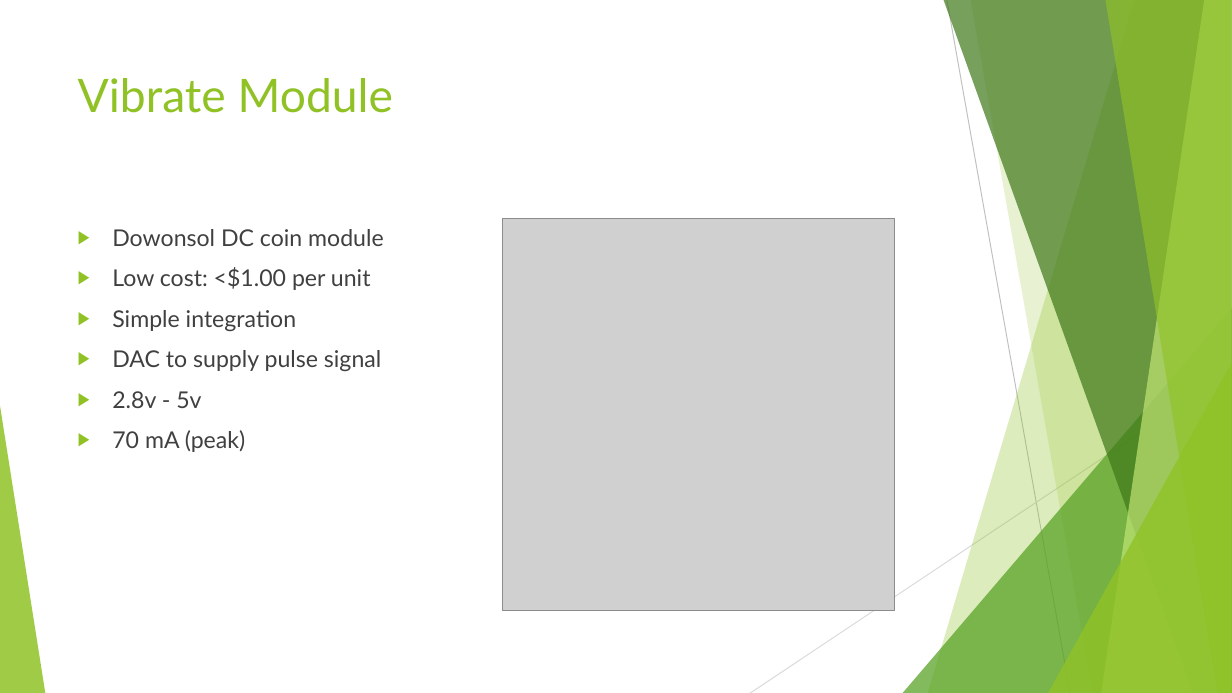
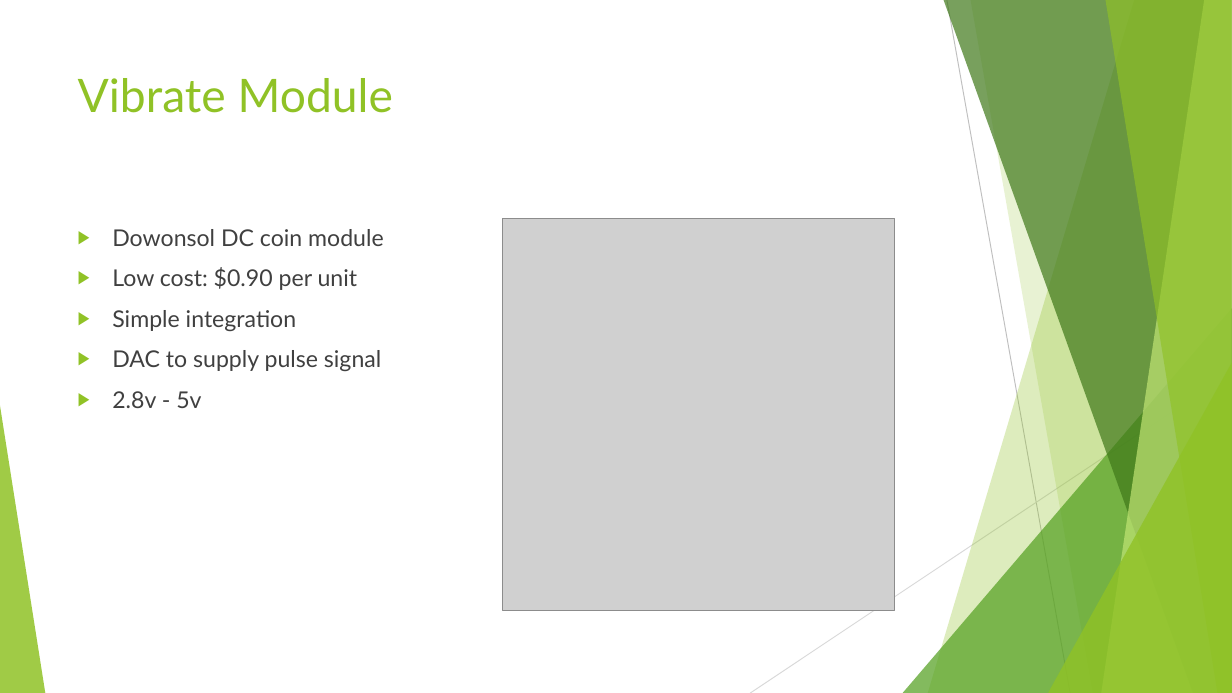
Before and after one commit to annavaykean/seniordesign_protoype, a slide deck: slide 15 of FinalPresentation.pptx. Drawn at 1232x693 pixels with LibreOffice and Linux fonts; fonts in the diff are those of the drawing; grey boxes stand for pictures. Boxes give left, top, right and bottom in pixels: in the first picture for what was removed or moved away, otherwise in the second. Text is boxed around its words. In the diff, an @@ line names an element or a change of style, - is before the commit and + after.

Commit message:
final update of presentation

```diff
--- a/FinalPresentation.pptx
+++ b/FinalPresentation.pptx
@@ text at bbox=[112, 267, 358, 290]: text changed @@
-▶ Low cost: <$1.00 per unit
+▶ Low cost: $0.90 per unit
@@ text at bbox=[112, 430, 245, 452]: paragraph removed @@
-▶ 70 mA (peak)
```
Also in this commit, not shown: 2 other slides changed.
